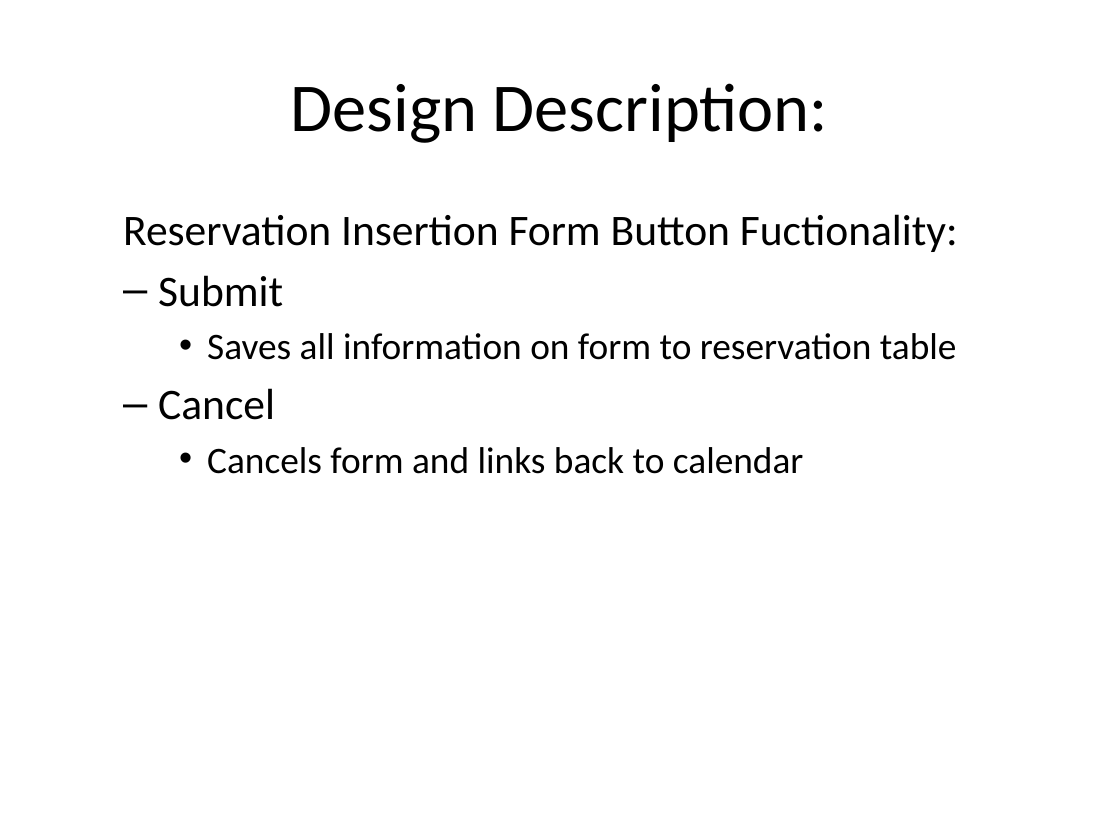
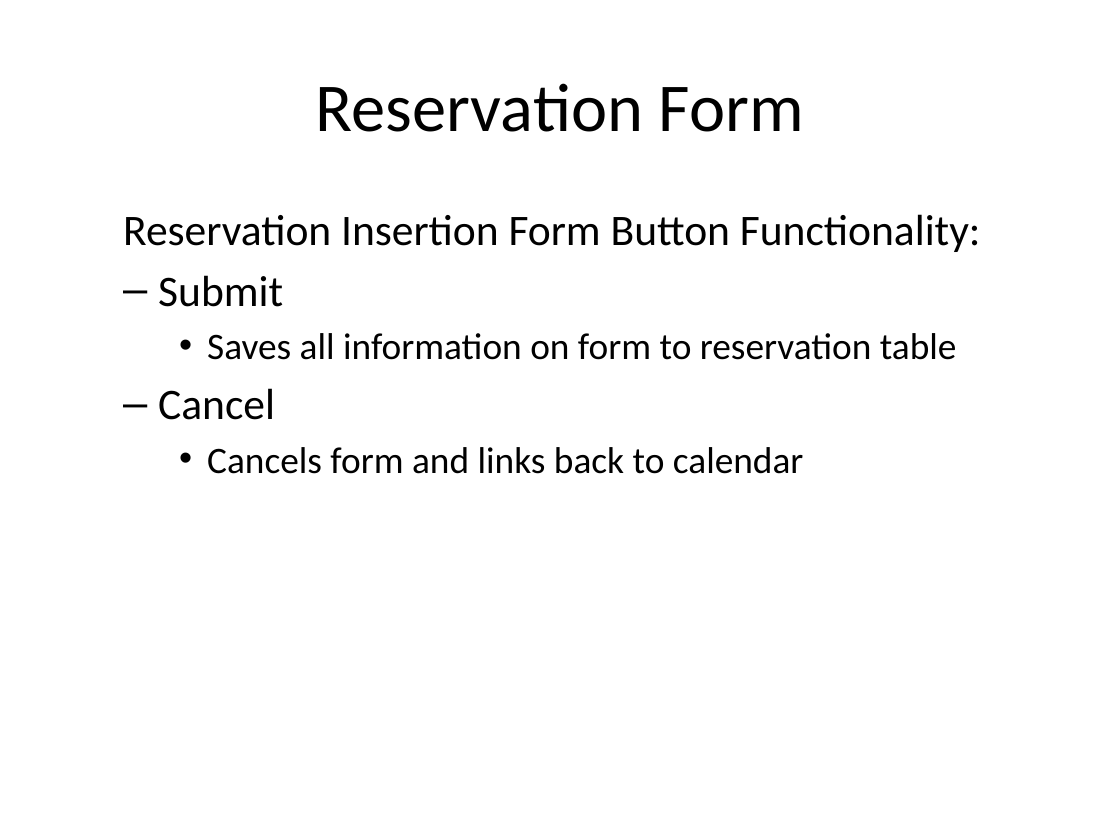
Before and after one commit to telepresencebot2/Transportation-For-Visually-Impaired, a slide deck: slide 9 of Cycle2DOC/CycleTwoPresentation.pptx. Drawn at 1120x840 pixels with LibreOffice and Linux fonts; fonts in the diff are those of the drawing; background and template pictures are left out. Boxes give left, top, right and bottom in pixels: in the first picture for what was removed or moved away, otherwise in the second. Text is boxed around its words. In the diff, an @@ line names an element or a change of style, - is before the commit and + after.

Commit message:
Finished Senior Design Cycle 2 Report

```diff
--- a/Cycle2DOC/CycleTwoPresentation.pptx
+++ b/Cycle2DOC/CycleTwoPresentation.pptx
@@ title at [316,83,804,132]: text changed @@
-Design Description:
+Reservation Form
@@ text at [123,214,981,252]: text changed @@
-  Reservation Insertion Form Button Fuctionality:
+  Reservation Insertion Form Button Functionality:
```
Also in this commit, not shown: 6 other slides changed, 5 other files.
